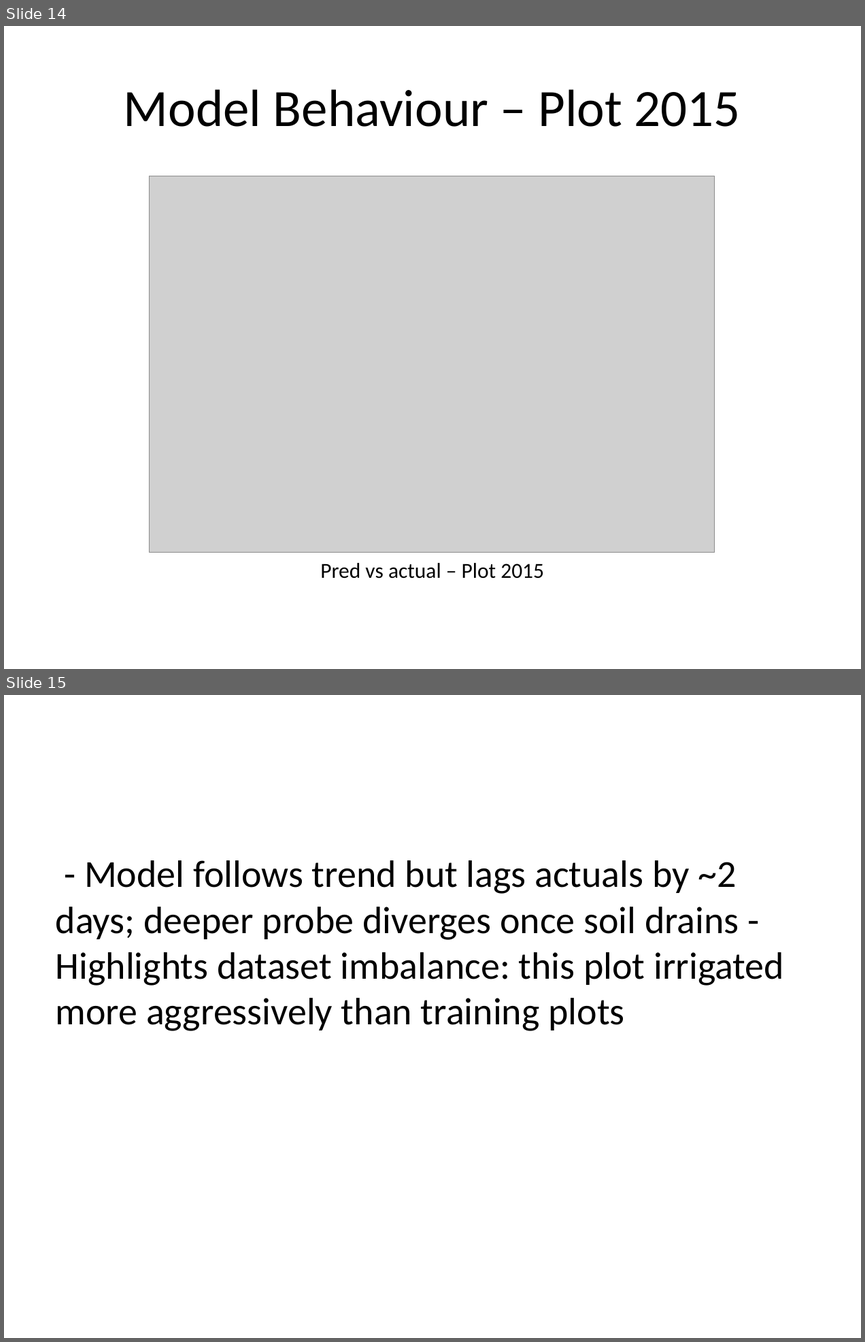
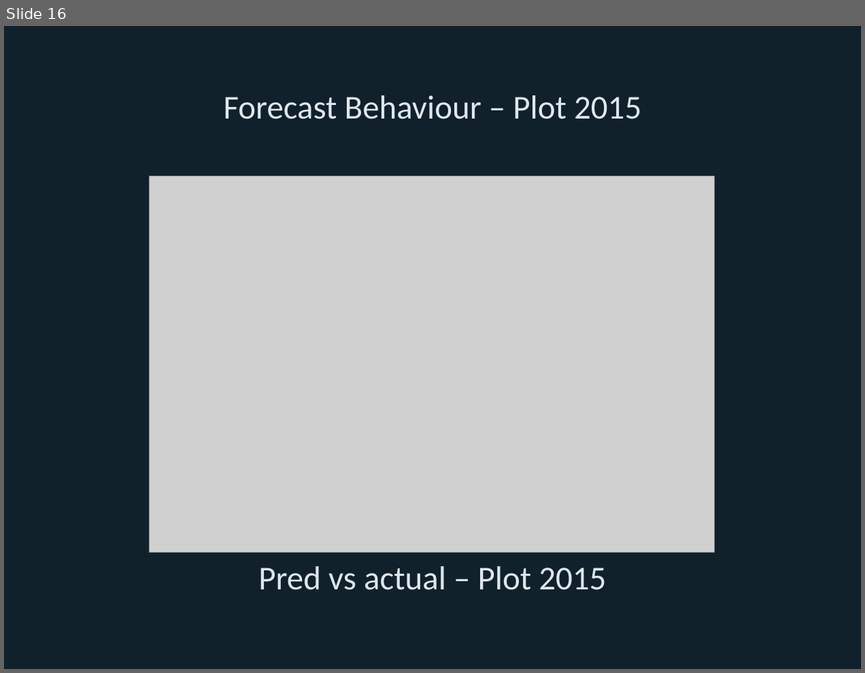
Before and after one commit to Bryan-Nsoh/ML-IOT-IndepStudy, a slide deck: presentation/eda_story/eda_story.pptx. Shown one above the other, each under a label of ours: slides 14 and 15 before the commit, slide 16 after it. The pictures are 865x1342 and 865x673 pixels, drawn with LibreOffice and Linux fonts; fonts in the diff are those of the drawing; grey boxes stand for pictures. Boxes give left, top, right and bottom in pixels: in the first picture for what was removed or moved away, otherwise in the second. Text is boxed around its words. In the diff, an @@ line names an element or a change of style, - is before the commit and + after.

Commit message:
Refresh EDA deck with visuals and styling

```diff
--- a/presentation/eda_story/eda_story.pptx
+++ b/presentation/eda_story/eda_story.pptx
@@ slide 15 removed at [4,695,861,1338], background #FFFFFF @@
@@ text removed at [56,860,784,1031] @@
-- Model follows trend but lags actuals by ~2 days; deeper probe diverges once soil drains - Highlights dataset imbalance: this plot irrigated more aggressively than training plots
@@ what was slide 14 is now slide 16 @@
@@ slide 16 changed as well @@
@@ background #FFFFFF to #10212B @@
@@ title at [224,95,641,119]: text changed; size 44 to 28 pt; text colour #000000 to #E0E7EC @@
-Model Behaviour – Plot 2015
+Forecast Behaviour – Plot 2015
@@ text "Pred vs actual – Plot ..." at [258,566,606,590]: size 18 to 28 pt, text colour #000000 to #E0E7EC @@
```
Also in this commit, not shown: 7 other slides changed, 13 slides added, 11 other slides removed, 7 other files.
